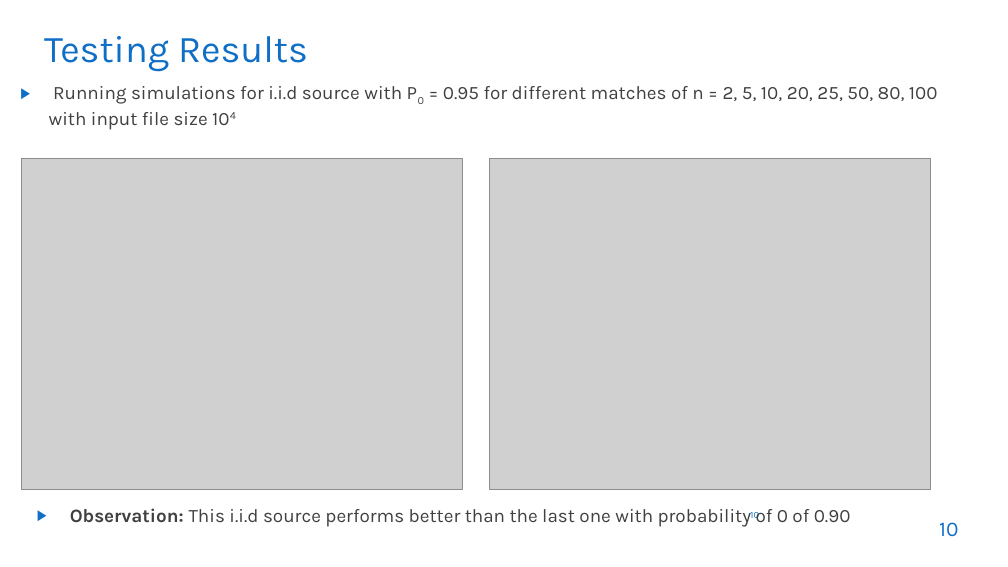
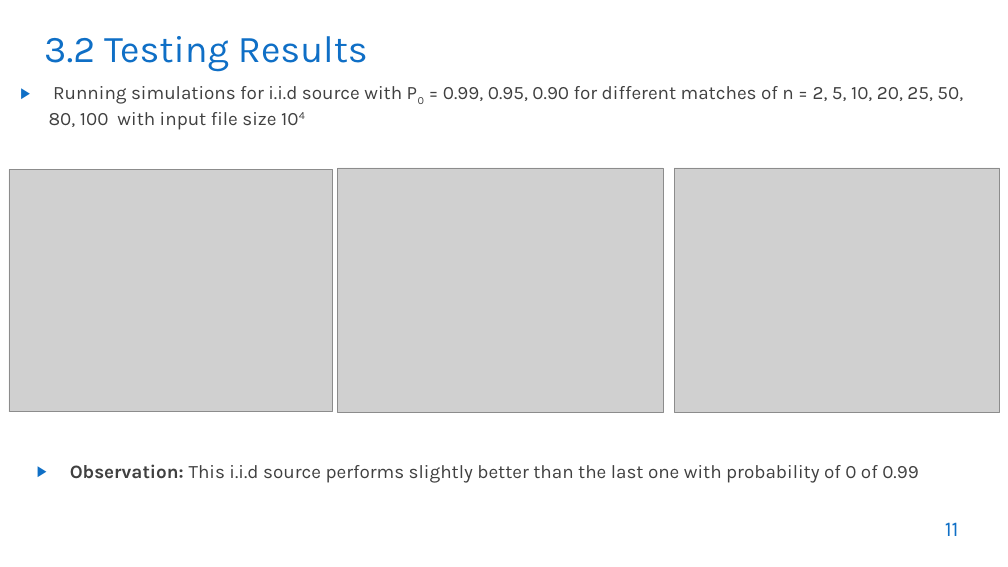
Before and after one commit to muhammad-taha1/SPH-Labs, a slide deck: slide 11 of finalProject/GROUP33_Presentation_FINAL.pptx (slide 10 before the commit). Drawn at 1008x567 pixels with LibreOffice and Linux fonts; fonts in the diff are those of the drawing; grey boxes stand for pictures; background and template pictures are left out. Boxes give left, top, right and bottom in pixels: in the first picture for what was removed or moved away, otherwise in the second. Text is boxed around its words. In the diff, an @@ line names an element or a change of style, - is before the commit and + after.

Commit message:
Powerpoint presentation

```diff
--- a/finalProject/GROUP33_Presentation_FINAL.pptx
+++ b/finalProject/GROUP33_Presentation_FINAL.pptx
@@ title at [44, 36, 368, 72]: text changed @@
-Testing Results
+3.2 Testing Results
@@ text at [49, 86, 963, 130]: text changed @@
-▶ Running simulations for i.i.d source with P0 = 0.95 for different matches of n = 2, 5, 10, 20, 25, 50, 80, 100 with input file size 104
+▶ Running simulations for i.i.d source with P0 = 0.99, 0.95, 0.90 for different matches of n = 2, 5, 10, 20, 25, 50, 80, 100 with input file size 104
@@ picture: place and size @@
-picture at [21, 158, 462, 489]
+picture at [9, 169, 333, 412]
@@ picture: place and size @@
-picture at [490, 158, 931, 489]
+picture at [338, 168, 663, 412]
@@ picture added at [675, 168, 1000, 412] @@
@@ text at [70, 464, 918, 483]: text changed @@
-▶ Observation: This i.i.d source performs better than the last one with probability of 0 of 0.90
+▶ Observation: This i.i.d source performs slightly better than the last one with probability of 0 of 0.99
@@ page number removed at [750, 512, 759, 521] @@
-10
@@ page number at [945, 522, 959, 536]: text changed @@
-10
+11
```
Also in this commit, not shown: 5 other slides changed, 2 slides added, 5 other files.
